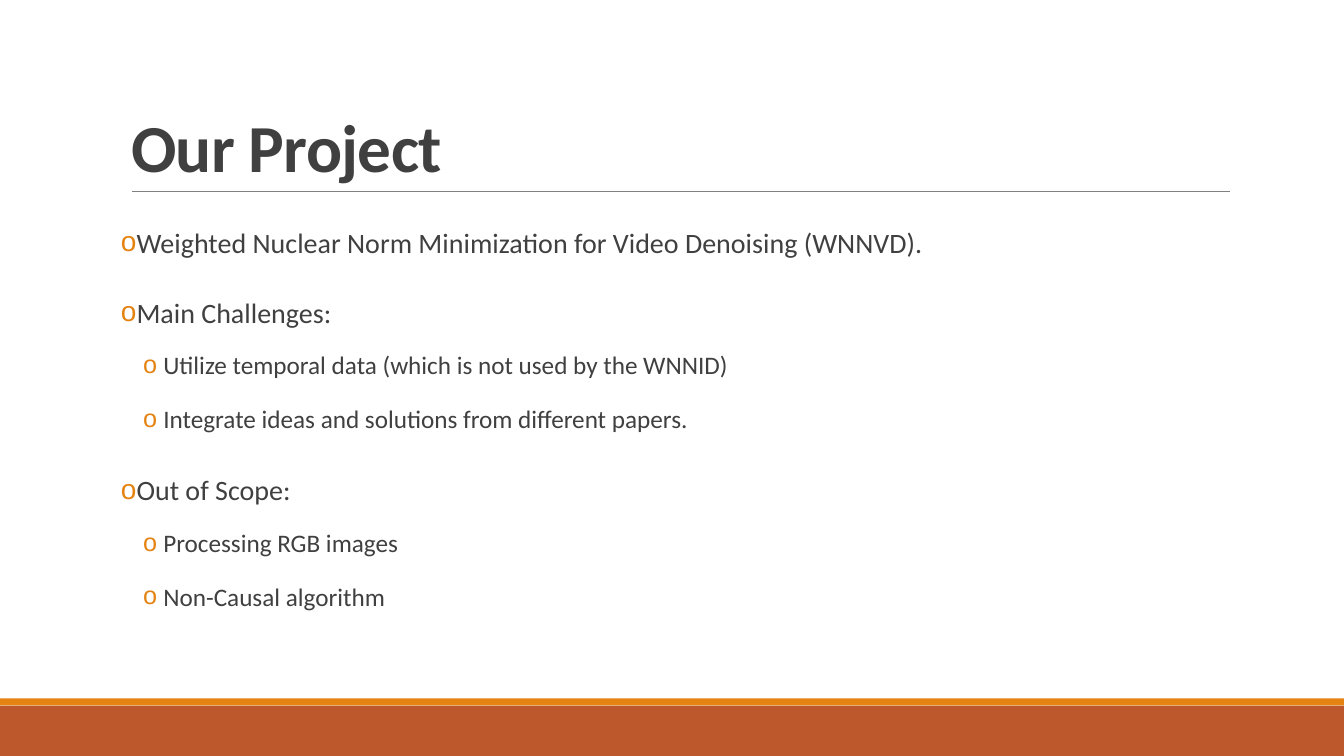
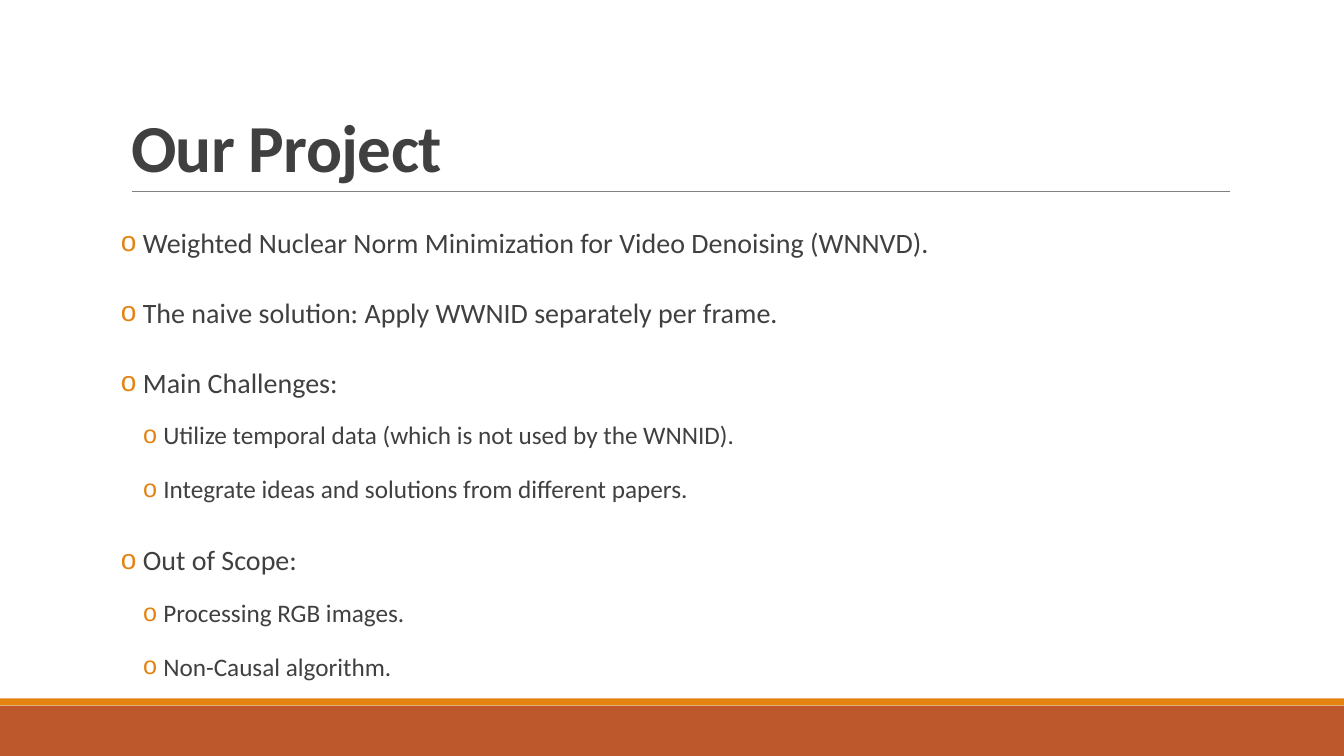
Before and after one commit to roy-hachnochi/WNNM-Video-Denoising, a slide deck: slide 7 of Project Presentation.pptx (slide 6 before the commit). Drawn at 1344x756 pixels with LibreOffice and Linux fonts; fonts in the diff are those of the drawing. Boxes give left, top, right and bottom in pixels: in the first picture for what was removed or moved away, otherwise in the second. Text is boxed around its words. In the diff, an @@ line names an element or a change of style, - is before the commit and + after.

```diff
--- a/Project Presentation.pptx
+++ b/Project Presentation.pptx
@@ text at <box>143,303,778,328</box>: paragraph added @@
+o The naive solution: Apply WWNID separately per frame.
@@ text at <box>163,426,734,448</box>: text changed @@
-  o Utilize temporal data (which is not used by the WNNID)
+  o Utilize temporal data (which is not used by the WNNID).
@@ text at <box>163,604,404,681</box>: text changed @@
-  o Processing RGB images
-  o Non-Causal algorithm
+  o Processing RGB images.
+  o Non-Causal algorithm.
```
Also in this commit, not shown: 15 other slides changed, 4 slides added, 4 other files.
